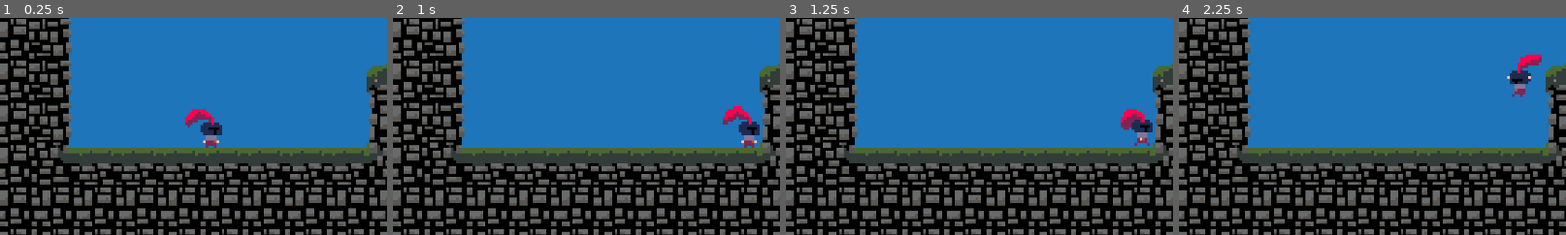
Above: before the commit, frames 1-4 (left to right).
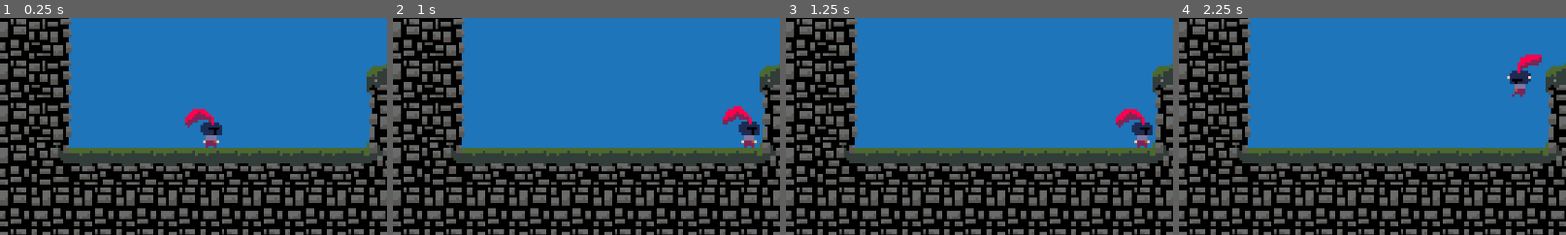
Above: after the commit, the same moments.

Repository: CBurgess97/godot-platformer
Game: Godot game, scene res://Game.tscn
Two runs of this game, one before a commit and one after it. Both use one fixed random seed, a clock stepped at 60 frames per second and the inputs below. This scene is started directly instead of the project's main scene.
Inputs:
- Up to frame 1 (0.25 s): no input
- Up to frame 2 (1 s): tap Enter at 0.5 s; hold Right (ui_right) from 0.53 s (still down)
- Up to frame 3 (1.25 s): keep holding Right (ui_right)
- Up to frame 4 (2.25 s): tap Space at 2 s; release Right (ui_right) at 2.03 s; hold Left (ui_left) from 2.03 s (still down)
The pictures show only the part of the screen within x 0-50%, y 29-79%; the shares and areas given below are measured in that part.

Frames 1-2 are identical in both runs. In frame 3, 0.6% of the frame differs, in the area x 85-95%, y 41-60%; in frame 4, nothing differs.

Commit message:
Migrate Animation Functions to New Player Animation Component

Diff:
--- a/Player/Player Components/player_movement_component.gd
+++ b/Player/Player Components/player_movement_component.gd
@@ -22,7 +22,6 @@
 # Internal State
 var velocity := Vector2.ZERO
 var direction: float = 0.0
-var facing_right := true
 var is_jumping := false
 var jump_attempted := false
 var coyote_jump_available := true
@@ -77,7 +76,6 @@
 	# Apply movement
 	character.velocity = velocity
 	character.move_and_slide()
-	update_animation()
 
 func update_horizontal_velocity(delta: float) -> void:
 	var targetSpeed = direction * speed
@@ -128,22 +126,3 @@
 
 func attempt_jump() -> void:
 	jump_attempted = true
-
-func update_animation() -> void:
-	if character.is_on_floor():
-		if abs(velocity.x) > 10:
-			character.animation.play("walk")
-		else:
-			character.animation.play("idle")
-	else:
-		if velocity.y < 0:
-			character.animation.play("jump")
-		else:
-			character.animation.play("fall")
-
-	if facing_right and velocity.x < -10:
-		facing_right = false
-		character.animation.flip_h = true
-	elif not facing_right and velocity.x > 10:
-		facing_right = true
-		character.animation.flip_h = false
--- a/Player/player.tscn
+++ b/Player/player.tscn
@@ -1,10 +1,11 @@
-[gd_scene load_steps=7 format=3 uid="uid://bd7qkrisyy24f"]
+[gd_scene load_steps=8 format=3 uid="uid://bd7qkrisyy24f"]
 
 [ext_resource type="Script" uid="uid://bqt1arvvcsf8t" path="res://Player/player.gd" id="1_k53q1"]
 [ext_resource type="Script" uid="uid://ch4fn16ilr8ya" path="res://Player/Player States/player_state_machine.gd" id="2_fhl08"]
 [ext_resource type="Script" uid="uid://dddba1ll76pke" path="res://Player/Player States/player_idle_state.gd" id="3_vtle1"]
 [ext_resource type="Script" uid="uid://bfkuqx47iq0cy" path="res://Player/Player Components/player_movement_component.gd" id="4_od3ui"]
 [ext_resource type="SpriteFrames" uid="uid://dw5j76iikoru7" path="res://Resources/little_knight.tres" id="5_k53q1"]
+[ext_resource type="Script" uid="uid://b1w1sm4it6t4u" path="res://Player/player_animation_component.gd" id="6_fhl08"]
 
 [sub_resource type="CapsuleShape2D" id="CapsuleShape2D_k53q1"]
 radius = 4.0
@@ -22,11 +23,6 @@
 
 [node name="PlayerMovementComponent" type="Node" parent="."]
 script = ExtResource("4_od3ui")
-speed = 200.0
-friction = 90.0
-velocity_power = 0.9
-jump_velocity = -200.0
-gravity = 500.0
 
 [node name="CollisionShape2D" type="CollisionShape2D" parent="."]
 shape = SubResource("CapsuleShape2D_k53q1")
@@ -35,3 +31,6 @@
 position = Vector2(-2, -1)
 sprite_frames = ExtResource("5_k53q1")
 animation = &"idle"
+
+[node name="PlayerAnimationComponent" type="Node" parent="."]
+script = ExtResource("6_fhl08")
--- /dev/null
+++ b/Player/player_animation_component.gd
@@ -0,0 +1,28 @@
+extends Node
+class_name PlayerAnimationComponent
+
+@onready var character: Player = get_parent()
+
+var facing_right := true
+
+func _process(_delta: float) -> void:
+	update_animation()
+
+func update_animation() -> void:
+	if character.is_on_floor():
+		if abs(character.velocity.x) > 10:
+			character.animation.play("walk")
+		else:
+			character.animation.play("idle")
+	else:
+		if character.velocity.y < 0:
+			character.animation.play("jump")
+		else:
+			character.animation.play("fall")
+
+	if facing_right and character.velocity.x < -10:
+		facing_right = false
+		character.animation.flip_h = true
+	elif not facing_right and character.velocity.x > 10:
+		facing_right = true
+		character.animation.flip_h = false
Not shown, added: Player/player_animation_component.gd.uid
